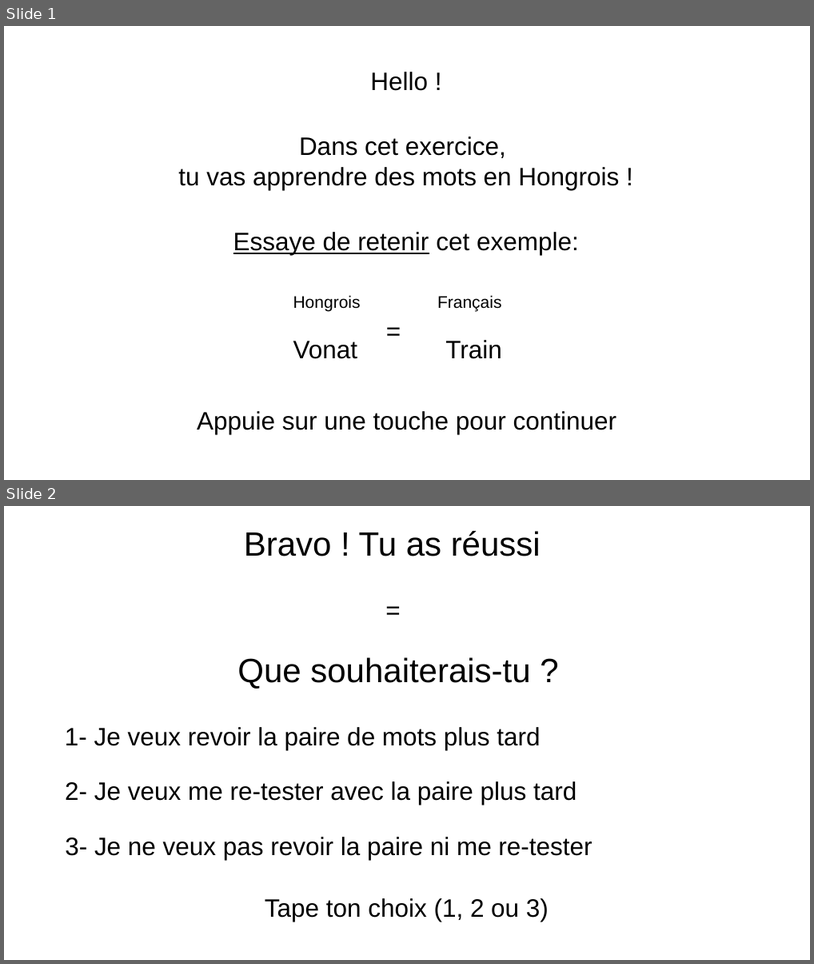
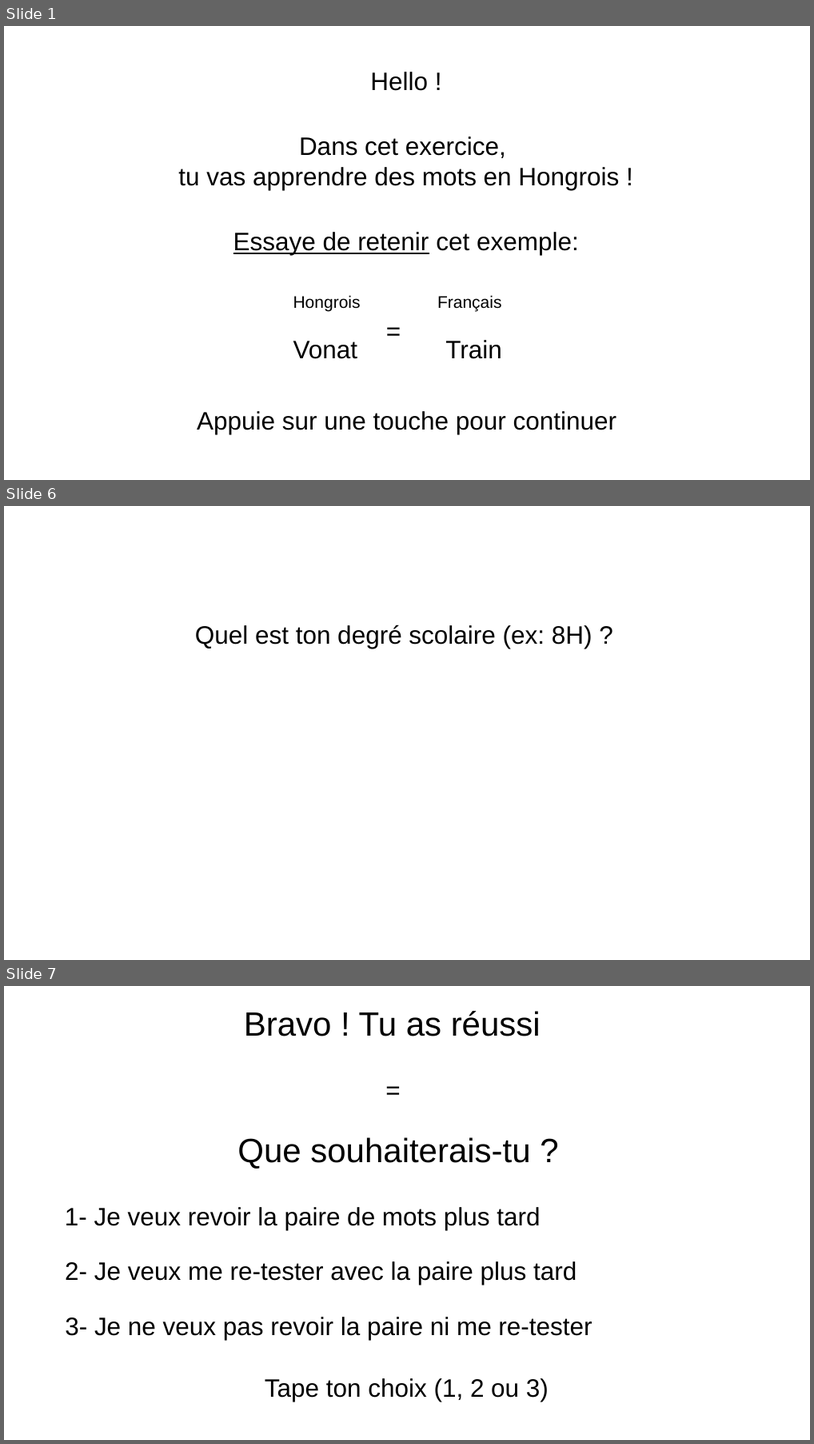
Before and after one commit to AlessandroCuozzo/Psycho, a slide deck: images/Images NEW.pptx. Shown one above the other, each under a label of ours: slides 1 and 2 before the commit, slides 1, 6 and 7 after it; the slides between them are not shown. The pictures are 814x964 and 814x1444 pixels, drawn with LibreOffice and Linux fonts; fonts in the diff are those of the drawing. Boxes give left, top, right and bottom in pixels: in the first picture for what was removed or moved away, otherwise in the second. Text is boxed around its words. In the diff, an @@ line names an element or a change of style, - is before the commit and + after.

```diff
--- a/images/Images NEW.pptx
+++ b/images/Images NEW.pptx
@@ slide 6 added at box(4, 506, 810, 960), background #FFFFFF @@
@@ text added at box(195, 624, 593, 648), 30 pt, text #000000 @@
+Quel est ton degré scolaire (ex: 8H) ?
@@ what was slide 2 is now slide 7 @@
```
Also in this commit, not shown: 4 other slides added, 48 other files.
